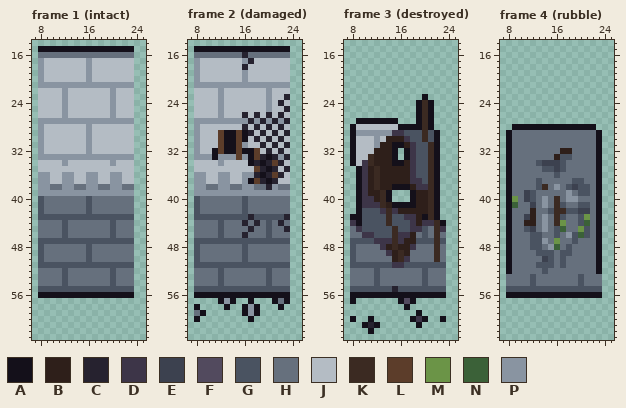
File history of a pixel-art file, art/structures/town_wall_south.aseprite. Above: the version before the commit.
32x64 pixels, 4 frames. Colours within 5 levels of each other are drawn and written as one. Shown: frame 1 (intact): x 7..25, y 14..63; frame 2 (damaged): x 7..25, y 14..63; frame 3 (destroyed): x 7..25, y 14..63; frame 4 (rubble): x 7..25, y 14..63.
Palette (. is transparent): A #14101a  B #2e1f1a  C #26222f  D #3d3548  E #3c414f  F #524a5e  G #4a5361  H #66707d  J #b4bcc4  K #3b2a22  L #5c3d2a  M #6b9447  N #3b6138  P #8994a1
Now the later version:
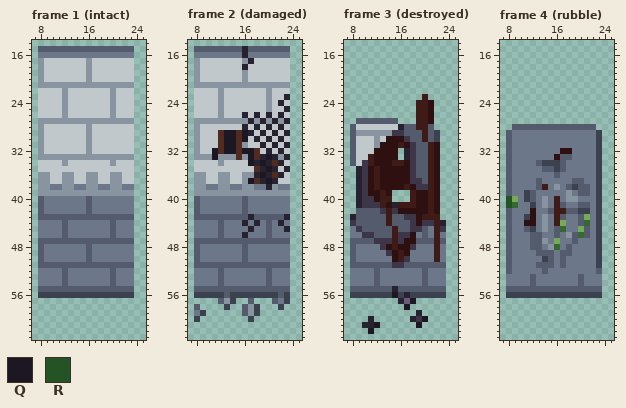
Colours new in this view: Q #1b1823  R #245325
The exact change:
Colour B changes from #2e1f1a to #2f1011.
Colour F changes from #524a5e to #6c5c79.
Colour G changes from #4a5361 to #545b6d.
Colour H changes from #66707d to #6c7789.
Colour J changes from #b4bcc4 to #c0c8cb.
Colour K changes from #3b2a22 to #3f1b17.
Colour L changes from #5c3d2a to #4f2b20.
Colour M changes from #6b9447 to #77a95a.
Colour N changes from #3b6138 to #376830.
Frame 1 (intact):
The author changed colour A to colour E in row 56 at x 8 to 23.
The author changed colour A to colour G in row 15 at x 8 to 23.
Frame 2 (damaged):
The author changed colour A to colour C in row 15 at x 16.
The author changed colour A to colour E in row 56 at x 8 to 12, 14 to 21 and 23; in row 57 at x 14 and 23; in row 58 at x 13, 18 and 22; in row 59 at x 9 and 18; in row 60 at x 8 and 17.
The author changed colour A to colour G in row 15 at x 8 to 15 and 17 to 23; in row 56 at x 13 and 22; in row 57 at x 12, 17 and 21; in row 58 at x 8 and 16; in row 59 at x 16.
The author changed colour A to colour Q in rows 29 to 30 at x 13 to 14 and 16; in row 31 at x 13 to 14; in row 32 at x 11, 13 to 14 and 16 to 17; in row 33 at x 11, 17 and 20; in row 34 at x 17 and 19; in row 35 at x 20.
The author changed colour A to colour Q in row 36 at x 19; in row 37 at x 17 and 20.
Frame 3 (destroyed):
The author changed colour A to colour B in rows 24 to 27 at x 21; in rows 31 to 33 at x 15 and 22; in rows 34 to 37 at x 22; in row 38 at x 15 to 16 and 22; in row 39 at x 14 and 22; in rows 40 to 42 at x 22.
The author changed colour A to colour C in row 28 at x 16; in rows 32 to 33 at x 17; in rows 35 to 40 at x 9; in row 41 at x 9 and 15; in row 43 at x 8; in row 44 at x 23.
The author changed colour A to colour C in row 56 at x 17; in row 57 at x 16; in row 59 at x 19; in row 60 at x 11 and 18; in row 61 at x 10.
The author changed colour A to colour E in rows 29 to 30 at x 22; in row 56 at x 8 to 14, 16 and 18 to 23.
The author changed colour A to colour G in row 27 at x 9 to 15; in row 28 at x 8, 17 to 18 and 21; in rows 29 to 34 at x 8; in rows 42 to 44 at x 9.
The author changed colour A to colour K in row 23 at x 20; in rows 24 to 28 at x 19; in row 31 at x 16; in row 34 at x 15 to 16; in row 38 at x 17; in row 39 at x 18.
The author changed colour A to colour K in row 40 at x 14 and 18; in row 41 at x 16 to 18; in row 43 at x 20 and 22.
The author changed colour A to colour Q in row 56 at x 15; in row 57 at x 18; in row 58 at x 17; in row 60 at x 20; in row 61 at x 12 and 19; in row 62 at x 11.
Colour A is gone in row 57 at x 8; in row 60 at x 8 and 23.
Frame 4 (rubble):
The author changed colour A to colour E in rows 29 to 51 at x 23; in row 56 at x 8 to 23.
The author changed colour A to colour G in row 28 at x 9 to 22; in rows 29 to 39 at x 8; in rows 42 to 51 at x 8; in row 52 at x 8 and 23.
The author changed colour A to colour R in rows 40 to 41 at x 8.
Boxes around the changes in both pictures, in picture pixels (x1, y1, x2, y2):
changed: (38, 46, 134, 298)
changed: (194, 46, 290, 322)
changed: (350, 94, 446, 334)
changed: (506, 124, 602, 298)
